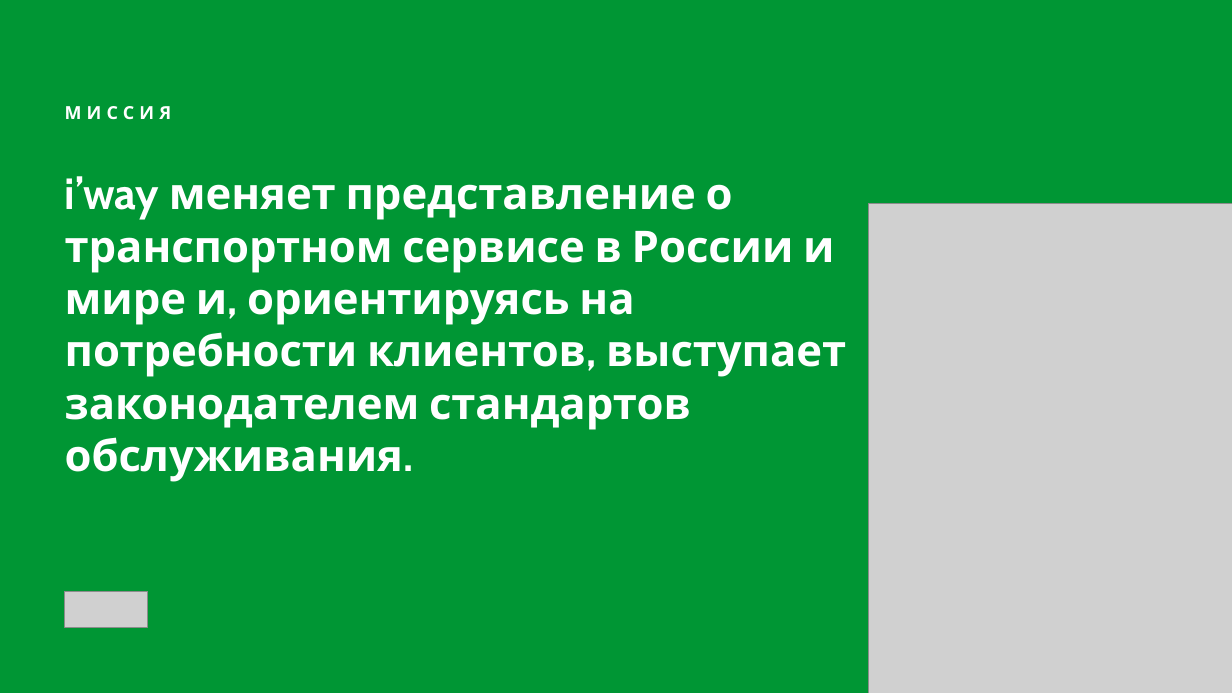
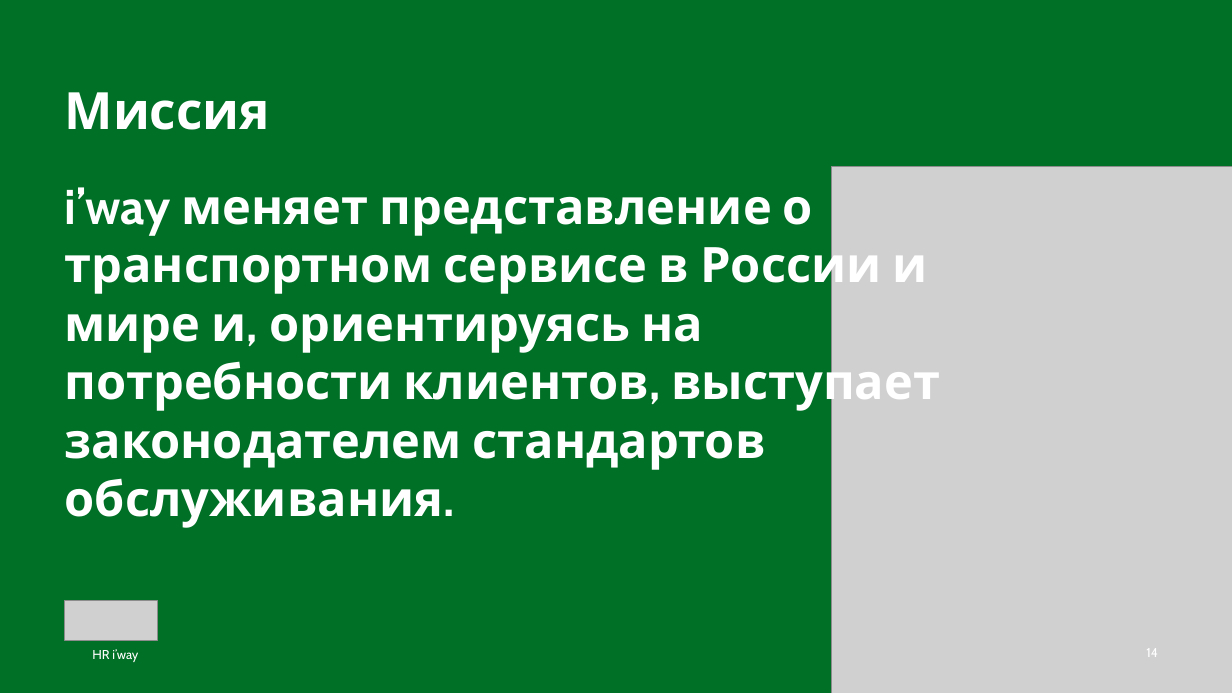
Before and after one commit to hriwayhr/HR-projects, a slide deck: slide 14 of presentations/HR-iway-onboarding-2026.pptx. Drawn at 1232x693 pixels with LibreOffice and Linux fonts; fonts in the diff are those of the drawing; grey boxes stand for pictures; background and template pictures are left out. Boxes give left, top, right and bottom in pixels: in the first picture for what was removed or moved away, otherwise in the second. Text is boxed around its words. In the diff, an @@ line names an element or a change of style, - is before the commit and + after.

```diff
--- a/presentations/HR-iway-onboarding-2026.pptx
+++ b/presentations/HR-iway-onboarding-2026.pptx
@@ background #009634 to #007026 @@
@@ title at [65,92,270,130]: text changed; size 14 to 40 pt @@
-МИССИЯ
+Миссия
@@ text "i’way меняет представление о транспортном ...": place and size @@
-text "i’way меняет представление о транспортном ..." at [65,176,846,482]
+text "i’way меняет представление о транспортном ..." at [65,187,940,528]
@@ text "i’way меняет представление о транспортном ..." at [65,187,940,528]: size 34 to 38 pt @@
@@ picture: place and size @@
-picture at [869,203,1232,693]
+picture at [832,166,1232,693]
@@ picture: place and size @@
-picture at [65,592,148,628]
+picture at [65,601,157,640]
@@ text added at [92,649,138,662], 10 pt, text #FFFFFF @@
+HR i’way
@@ page number added at [1146,648,1158,657], 10 pt, text #FFFFFF @@
+14
```
Also in this commit, not shown: 27 other slides changed, 4 other files.
